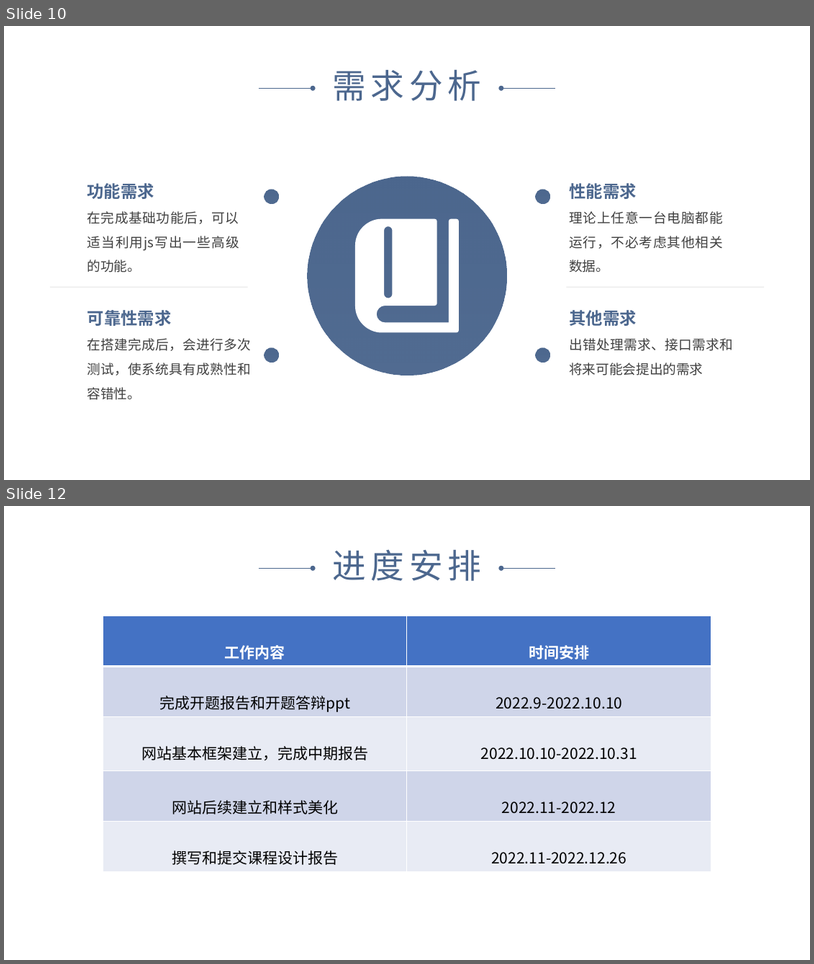
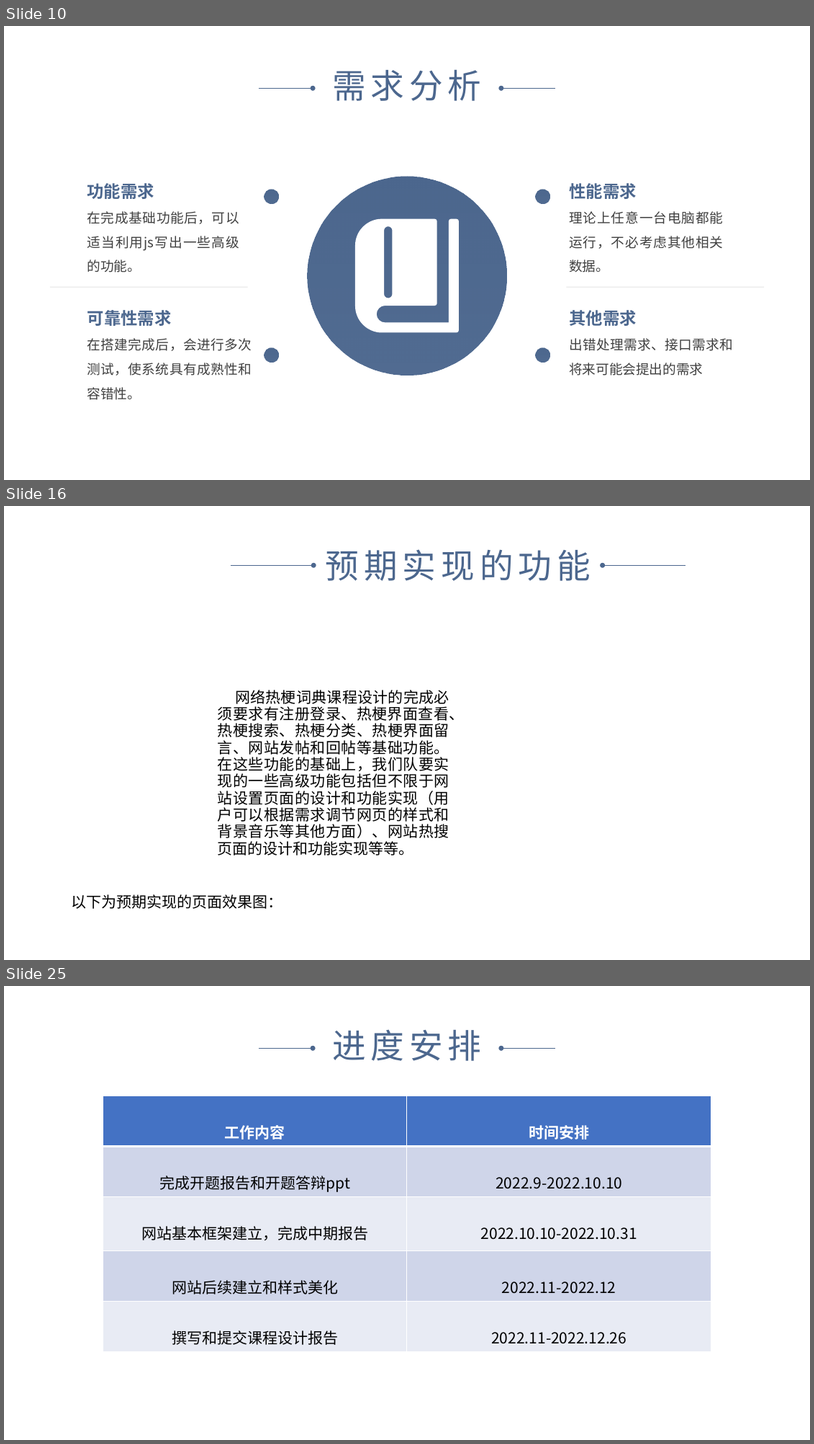
Before and after one commit to myself1528/Course-Design, a slide deck: 1组-高冷man-网络热梗词典.pptx. Shown one above the other, each under a label of ours: slides 10 and 12 before the commit, slides 10, 16 and 25 after it; the slides between them are not shown. The pictures are 814x964 and 814x1444 pixels, drawn with LibreOffice and Linux fonts; fonts in the diff are those of the drawing. Boxes give left, top, right and bottom in pixels: in the first picture for what was removed or moved away, otherwise in the second. Text is boxed around its words. In the diff, an @@ line names an element or a change of style, - is before the commit and + after.

```diff
--- a/1组-高冷man-网络热梗词典.pptx
+++ b/1组-高冷man-网络热梗词典.pptx
@@ slide 16 added at box(4, 506, 810, 960), background #FFFFFF @@
@@ arrow added from (231, 565) to (314, 565), #4C678E 0.5 pt @@
@@ text added at box(326, 549, 591, 581), 40 pt, text #4C678E @@
+预期实现的功能
@@ arrow added from (687, 565) to (603, 565), #4C678E 0.5 pt @@
@@ text added at box(218, 690, 465, 855), 18 pt, text #000000 @@
+网络热梗词典课程设计的完成必须要求有注册登录、热梗界面查看、热梗搜索、热梗分类、热梗界面留言、网站发帖和回帖等基础功能。在这些功能的基础上，我们队要实现的一些高级功能包括但不限于网站设置页面的设计和功能实现（用户可以根据需求调节网页的样式和背景音乐等其他方面）、网站热搜页面的设计和功能实现等等。
@@ text added at box(72, 894, 283, 908), 18 pt, text #000000 @@
+以下为预期实现的页面效果图：
@@ what was slide 12 is now slide 25 @@
```
Also in this commit, not shown: 5 slides changed, 12 other slides added, 1 other file.
